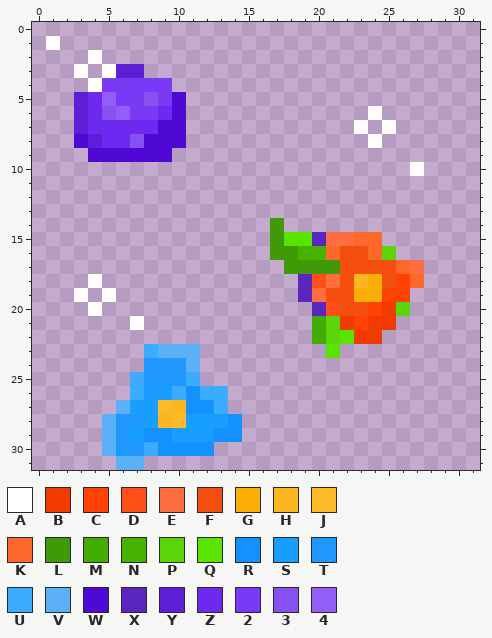
One commit to this pixel-art sprite: assets/deco1.png. The picture above is the old version.
The file is 512x512 pixels, drawn in blocks of 16x16; one block is one cell here.
Palette (. is transparent): A #ffffff  B #f13a00  C #ff4104  D #ff4f17  E #ff6e40  F #f34e0d  G #fcae06  H #fcb620  J #fcba2b  K #ff682b  L #409907  M #43ac00  N #46b300  P #59d509  Q #59e400  R #1392ff  S #189eff  T #1e97ff  U #3cadfe  V #5bb0f8  W #5009d5  X #5b26c0  Y #5e1ed7  Z #6e29f1  2 #7a3af5  3 #8750f1  4 #925ef5
Pixels before, first column x 1:
 1 A..........................
 2 ...A.......................
 3 ..A.AYY....................
 4 ...A22222..................
 5 ..YZ42232W.................
 6 ..YZ3422ZW.............A...
 7 ..YZZZZZWW............A.A..
 8 ..WYZZ3WWW.............A...
 9 ...WWWWWW..................
10 ..........................A
11 ...........................
12 ...........................
13 ...........................
14 ................L..........
15 ................LQQXEEKK...
16 ................LLNNKFFKP..
17 .................LLLLFFFFKE
18 ...A..............XDEFHGFCK
19 ..A.A.............XEFFGGCC.
20 ...A...............XDFFCBP.
21 ......A............MPBCBB..
22 ...................MPQBB...
23 .......UVVV.........Q......
24 .......TTTV................
25 ......UTTTU................
26 ......UTSURUU..............
27 .....VSSJHRRU..............
28 ....VTTSHJSSSR.............
29 ....VTSRRSSSRR.............
30 ....VTTURRRR...............
31 .....VV....................
New version:
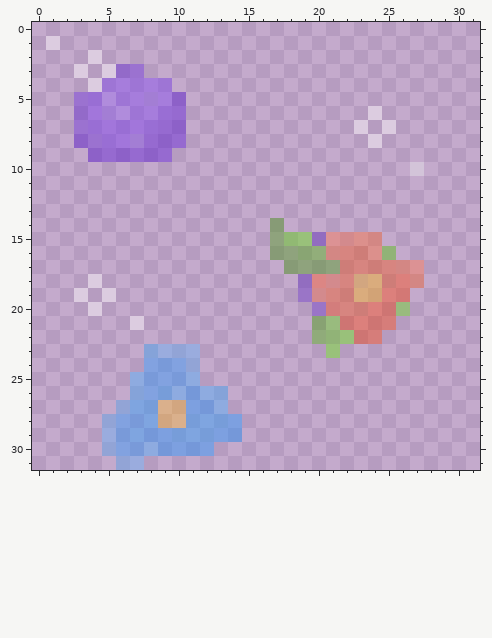
Changes in this commit:
{"colour":"2","old":"#7a3af5","new":"#7a3af566"}
{"colour":"3","old":"#8750f1","new":"#8750f166"}
{"colour":"4","old":"#925ef5","new":"#925ef566"}
{"colour":"A","old":"#ffffff","new":"#ffffff66"}
{"colour":"B","old":"#f13a00","new":"#f13a0066"}
{"colour":"C","old":"#ff4104","new":"#ff410466"}
{"colour":"D","old":"#ff4f17","new":"#ff4f1766"}
{"colour":"E","old":"#ff6e40","new":"#ff6e4066"}
{"colour":"F","old":"#f34e0d","new":"#f34e0d66"}
{"colour":"G","old":"#fcae06","new":"#fcae0666"}
{"colour":"H","old":"#fcb620","new":"#fcb62066"}
{"colour":"J","old":"#fcba2b","new":"#fcba2b66"}
{"colour":"K","old":"#ff682b","new":"#ff682b66"}
{"colour":"L","old":"#409907","new":"#40990766"}
{"colour":"M","old":"#43ac00","new":"#43ac0066"}
{"colour":"N","old":"#46b300","new":"#46b30066"}
{"colour":"P","old":"#59d509","new":"#59d50966"}
{"colour":"Q","old":"#59e400","new":"#59e40066"}
{"colour":"R","old":"#1392ff","new":"#1392ff66"}
{"colour":"S","old":"#189eff","new":"#189eff66"}
{"colour":"T","old":"#1e97ff","new":"#1e97ff66"}
{"colour":"U","old":"#3cadfe","new":"#3cadfe66"}
{"colour":"V","old":"#5bb0f8","new":"#5bb0f866"}
{"colour":"W","old":"#5009d5","new":"#5009d566"}
{"colour":"X","old":"#5b26c0","new":"#5b26c066"}
{"colour":"Y","old":"#5e1ed7","new":"#5e1ed766"}
{"colour":"Z","old":"#6e29f1","new":"#6e29f166"}
{"label":"changed","picture_box":[46,36,186,162]}
{"label":"changed","picture_box":[354,106,424,176]}
{"label":"changed","picture_box":[270,218,424,358]}
{"label":"changed","picture_box":[74,274,242,470]}
